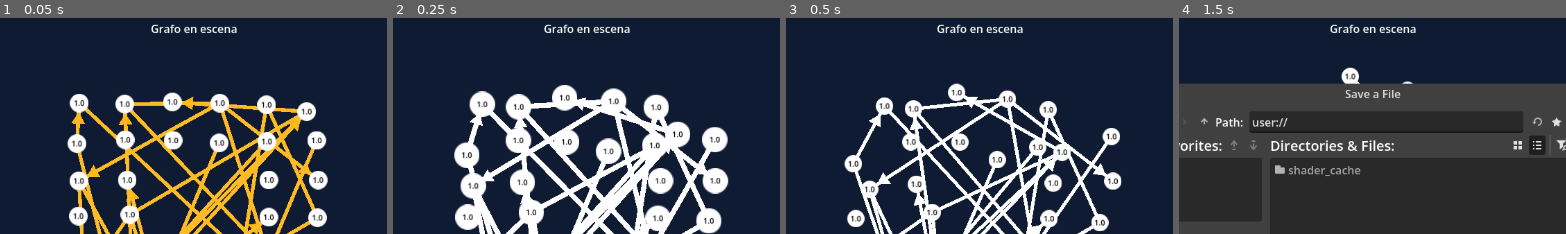
Above: before the commit, frames 1-4 (left to right).
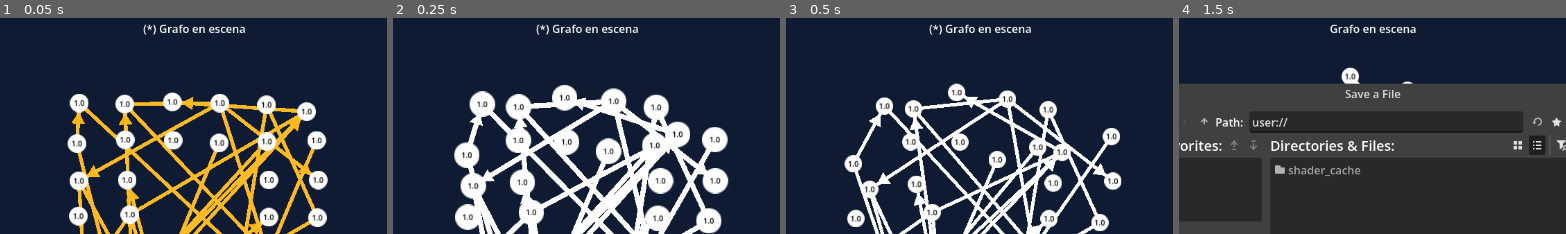
Above: after the commit, the same moments.

Repository: Andresit1524/graphim
Game: Godot game, scene res://assets/world/world.tscn
Same seed, same stepped clock (60 frames per second), same inputs: the game is played once before the commit and once after it.
Inputs:
- Up to frame 1 (0.05 s): no input
- Up to frame 2 (0.25 s): no input
- Up to frame 3 (0.5 s): no input
- Up to frame 4 (1.5 s): click "Guardar" at 0.5 s; click "Guardar como" at 1.25 s
The pictures show only the part of the screen within x 23-73%, y 0-50%; the shares and areas given below are measured in that part.

The runs differ from the first frame. In frame 1, 0.6% of the frame differs, in the area x 36-64%, y 2-8%; in frame 2, 0.6%; in frame 3, 0.6%; in frame 4, nothing differs.

Commit message:
Cambios de nombre

Diff:
--- a/assets/world/buttons.gd
+++ b/assets/world/buttons.gd
@@ -1,10 +1,10 @@
 class_name Buttons extends VBoxContainer
 
 
-signal delete_graph
-signal save_graph_on_current
-signal save_graph_as
-signal load_graph
+signal delete
+signal save
+signal save_as
+signal load
 
 
 @onready var delete_button: Button = %DeleteButton
@@ -20,13 +20,13 @@
 
 ## Guarda el grafo en el archivo actual
 func _on_save_button_pressed() -> void:
-	save_graph_on_current.emit()
+	save.emit()
 	has_delete_button_pressed = false
 
 
 ## Guarda en grafo en un archivo nuevo
 func _on_save_as_button_pressed() -> void:
-	save_graph_as.emit()
+	save_as.emit()
 	has_delete_button_pressed = false
 
 
@@ -36,11 +36,11 @@
 		has_delete_button_pressed = true
 		return
 
-	delete_graph.emit()
+	delete.emit()
 	has_delete_button_pressed = false
 
 
 ## Carga un grafo desde un archivo
 func _on_load_button_pressed() -> void:
-	load_graph.emit()
+	load.emit()
 	has_delete_button_pressed = false
--- a/assets/world/ui.gd
+++ b/assets/world/ui.gd
@@ -47,6 +47,7 @@
 	print("[World] Nodos actualizados")
 
 	nodes_names = _nodes_to_string(nodes.get_children())
+	mark_as_not_saved(true)
 
 
 ## Actualiza el texto de la lista de aristas
@@ -54,6 +55,7 @@
 	print("[World] Aristas actualizadas")
 
 	edges_names = _nodes_to_string(edges.get_children())
+	mark_as_not_saved(true)
 
 
 ## Actualiza la lista de textos
--- a/assets/world/world.gd
+++ b/assets/world/world.gd
@@ -2,7 +2,7 @@
 
 
 ## Se emite cuando se cambia el archivo actual
-signal current_file(new_name: String)
+signal current_file_changed(new_name: String)
 
 
 @export_group("Dependencies")
@@ -37,19 +37,17 @@
 
 func _ready() -> void:
 	# Conecta la interfaz a las funciones del grafo
-	ui.buttons.delete_graph.connect(_delete_graph)
-	ui.buttons.save_graph_on_current.connect(_save_graph_data)
-	ui.buttons.save_graph_as.connect(_save_graph_data_as)
-	ui.buttons.load_graph.connect(_load_graph_data)
+	ui.buttons.delete.connect(_delete_graph)
+	ui.buttons.save.connect(_save_graph)
+	ui.buttons.save_as.connect(_save_graph_as)
+	ui.buttons.load.connect(_load_graph)
 
 	# Conecta el archivo actual a la interfaz
-	current_file.connect(ui.set_file_name)
+	current_file_changed.connect(ui.set_file_name)
 
 	# Conecta la lista de nodos y de aristas a la actualización de interfaz
 	nodes.child_order_changed.connect(ui.update_node_names)
 	edges.child_order_changed.connect(ui.update_edge_names)
-	nodes.child_order_changed.connect(ui.mark_as_not_saved.bind(true))
-	edges.child_order_changed.connect(ui.mark_as_not_saved.bind(true))
 
 	# Conecta la lista de nodos a la actualización de señales
 	edges.child_order_changed.connect(_update_edges)
@@ -64,7 +62,7 @@
 
 
 ## Actualiza el recurso de grafo actual usando los datos del nodo
-func _save_graph_data() -> void:
+func _save_graph() -> void:
 	# Guarda en los datos de grafo
 	current_graph_data.nodes.assign(nodes.get_children().map(func(c: GraphimNode):
 		return c.get_data_copy()
@@ -77,7 +75,7 @@
 	var save_path := current_graph_data.resource_path
 	if not save_path.begins_with("user://"):
 		print("[World] Guardado en escena")
-		current_file.emit("Grafo en escena")
+		current_file_changed.emit("Grafo en escena")
 		return
 
 	# Guarda en archivo
@@ -86,18 +84,18 @@
 		"[World] Guardado en archivo %s con código de error %s"
 		% [_get_graph_data_path(), error]
 	)
-	current_file.emit(_get_graph_data_path())
+	current_file_changed.emit(_get_graph_data_path())
 
 
 ## Guarda los datos de grafo actual en un nuevo archivo
-func _save_graph_data_as() -> void:
+func _save_graph_as() -> void:
 	save_load_dialog.file_mode = FileDialog.FILE_MODE_SAVE_FILE
 	save_load_dialog.popup_centered()
 
 	await save_load_dialog.file_selected
 	current_graph_data.resource_path = save_load_dialog.current_path
 	print("[World] Guardando datos en %s" % _get_graph_data_path())
-	_save_graph_data()
+	_save_graph()
 
 
 ## Elimina el grafo actual
@@ -117,7 +115,7 @@
 
 
 ## Carga el grafo desde un archivo
-func _load_graph_data() -> void:
+func _load_graph() -> void:
 	# Busca en el menú de archivos a por el archivo que el usuario quiera y lo carga
 	save_load_dialog.file_mode = FileDialog.FILE_MODE_OPEN_FILE
 	save_load_dialog.popup_centered()
@@ -125,7 +123,7 @@
 	current_graph_data = ResourceLoader.load(save_load_dialog.current_path)
 
 	print("[World] Cargando datos desde %s" % _get_graph_data_path())
-	current_file.emit(_get_graph_data_path())
+	current_file_changed.emit(_get_graph_data_path())
 
 	# Borra el grafo actual primero
 	_delete_graph()
